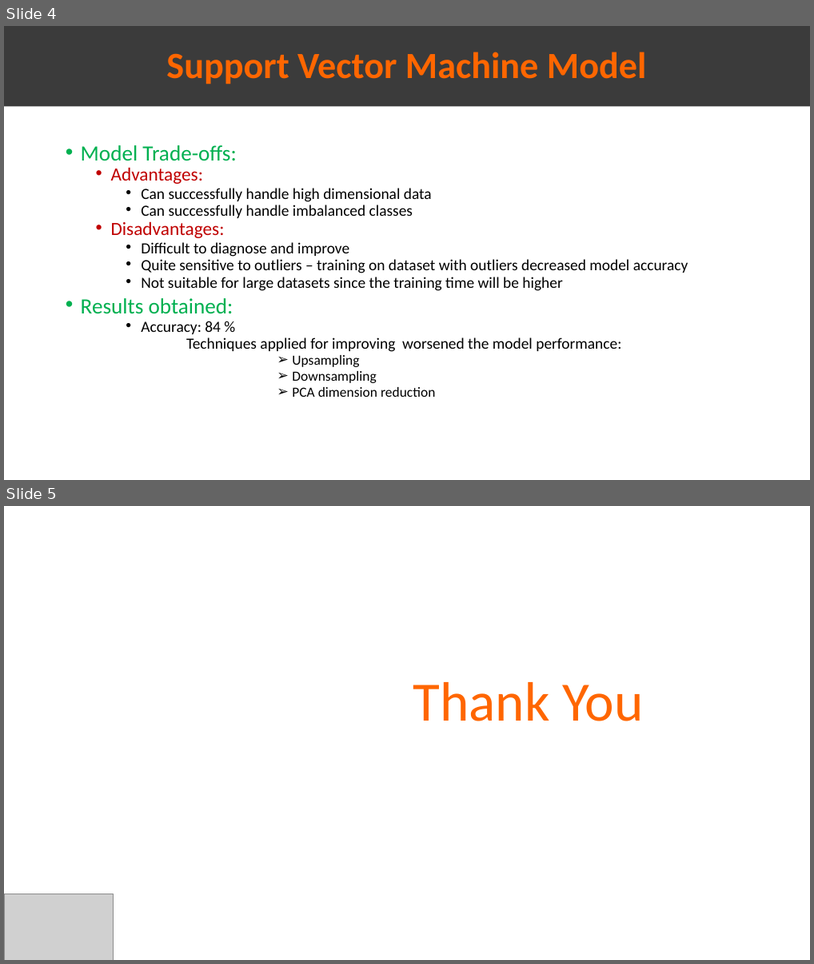
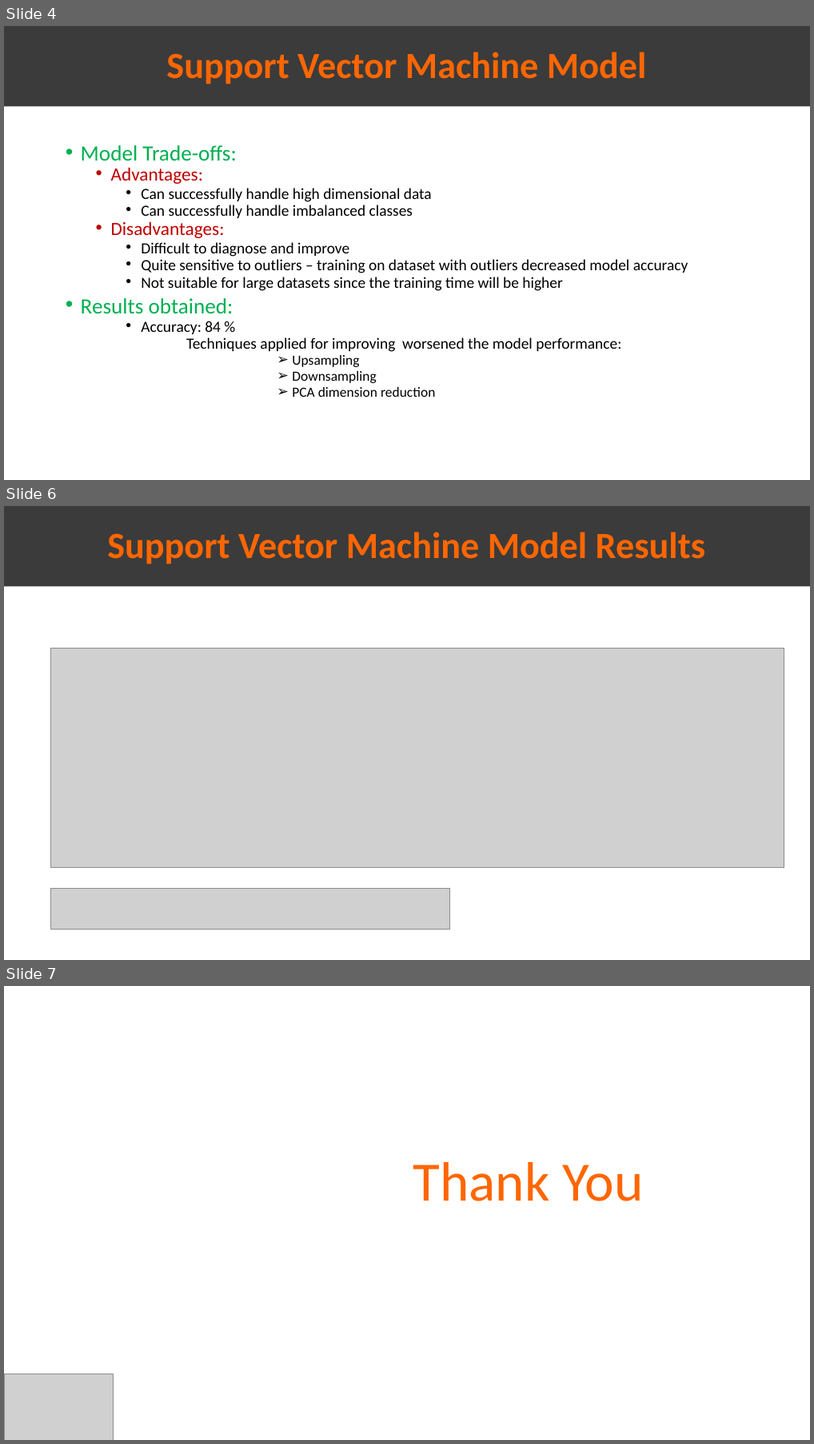
Before and after one commit to Omar-Safwat/HealthCare_project, a slide deck: Week_12/ML_model.pptx. Shown one above the other, each under a label of ours: slides 4 and 5 before the commit, slides 4, 6 and 7 after it; the slides between them are not shown. The pictures are 814x964 and 814x1444 pixels, drawn with LibreOffice and Linux fonts; fonts in the diff are those of the drawing; grey boxes stand for pictures. Boxes give left, top, right and bottom in pixels: in the first picture for what was removed or moved away, otherwise in the second. Text is boxed around its words. In the diff, an @@ line names an element or a change of style, - is before the commit and + after.

Commit message:
w12ppt

```diff
--- a/Week_12/ML_model.pptx
+++ b/Week_12/ML_model.pptx
@@ slide 6 added at (4,506,810,960), background #FFFFFF @@
@@ rectangle added at (4,506,810,587), fill #3B3B3B, 44 pt, text #FF6600, bold @@
+Support Vector Machine Model Results
@@ picture added at (51,648,784,867) @@
@@ picture added at (51,888,450,929) @@
@@ what was slide 5 is now slide 7 @@
```
Also in this commit, not shown: 1 other slide added, 1 other file.
